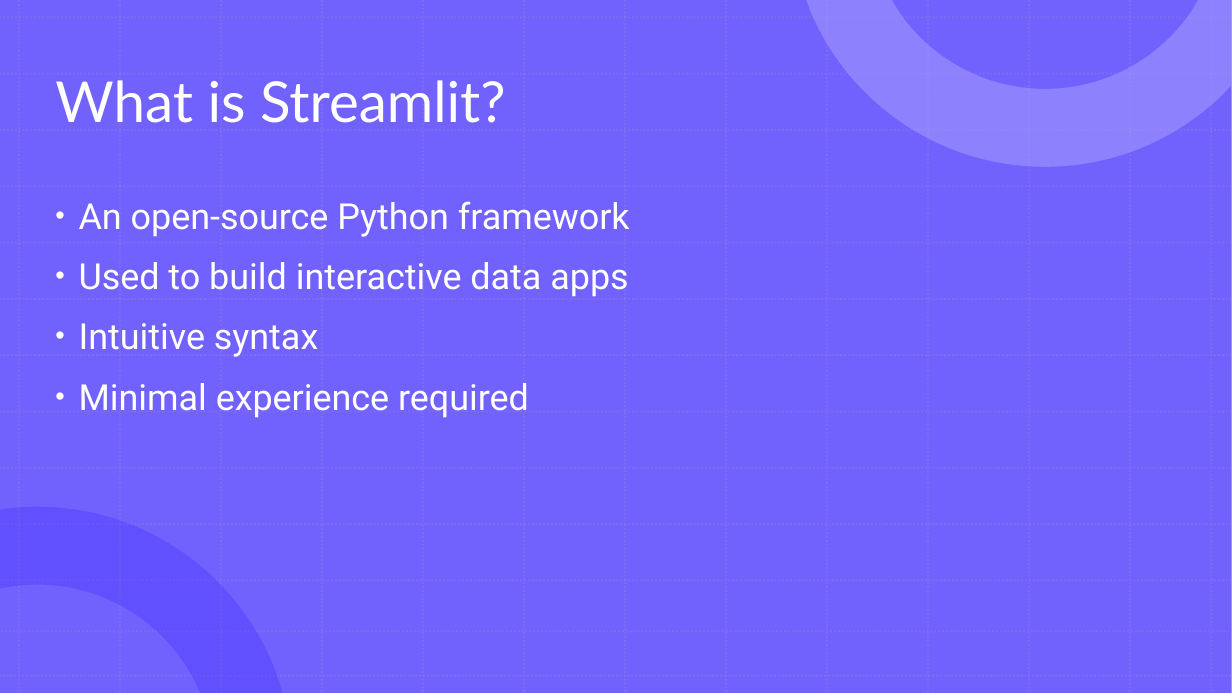
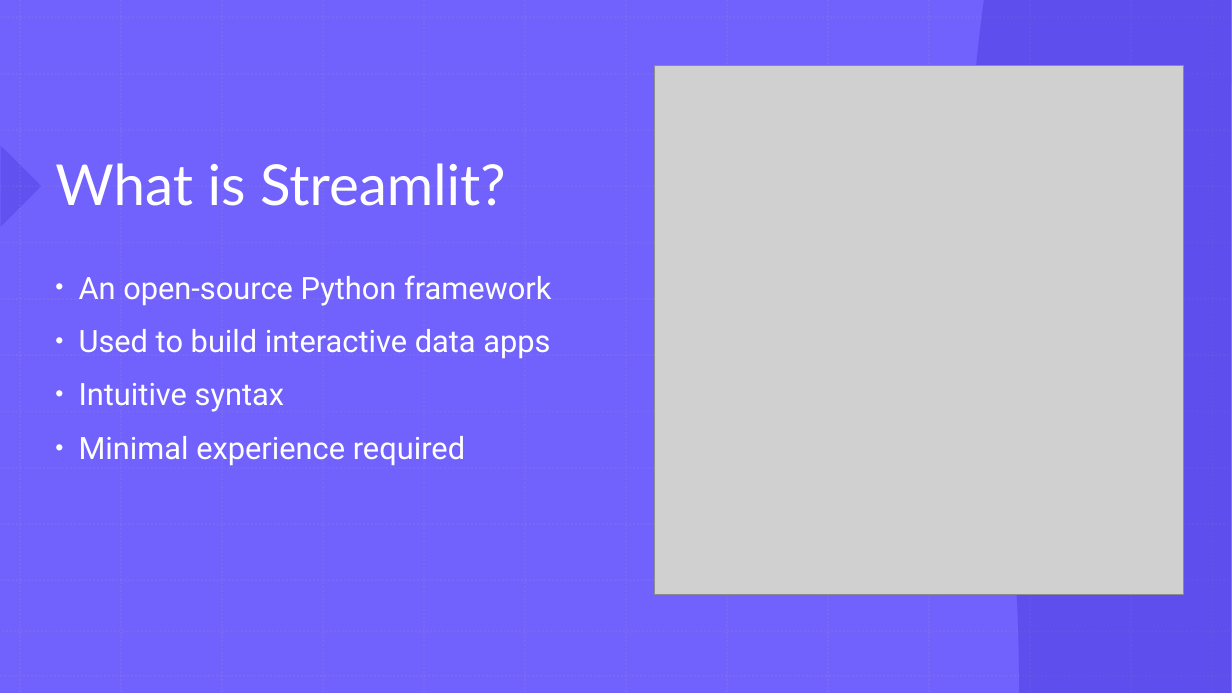
Before and after one commit to Soplicow/streamlit-dash, a slide deck: slide 3 of Dash-Streamlit_Presentation.pptx (slide 2 before the commit). Drawn at 1232x693 pixels with LibreOffice and Linux fonts; fonts in the diff are those of the drawing; grey boxes stand for pictures. Boxes give left, top, right and bottom in pixels: in the first picture for what was removed or moved away, otherwise in the second. Text is boxed around its words. In the diff, an @@ line names an element or a change of style, - is before the commit and + after.

```diff
--- a/Dash-Streamlit_Presentation.pptx
+++ b/Dash-Streamlit_Presentation.pptx
@@ rectangle removed at box(0, 0, 1232, 693) @@
@@ rectangle added at box(0, 0, 1232, 693), fill #7162FE @@
@@ flow chart document added at box(966, 0, 1232, 693), fill #1201AF at 20% opacity @@
@@ title "What is Streamlit?": place and size @@
-title "What is Streamlit?" at box(55, 80, 506, 123)
+title "What is Streamlit?" at box(55, 163, 506, 206)
@@ picture added at box(655, 66, 1184, 594) @@
@@ right triangle added at box(0, 146, 41, 227), fill #1201AF at 17% opacity @@
@@ text "An open-source Python framework": place and size @@
-text "An open-source Python framework" at box(79, 201, 630, 418)
+text "An open-source Python framework" at box(79, 275, 551, 466)
@@ text "An open-source Python framework" at box(79, 275, 551, 466): size 28 to 24 pt @@
@@ group added at box(0, 0, 1232, 693): 26 lines @@
```
Also in this commit, not shown: 1 slide added, 1 other file.
